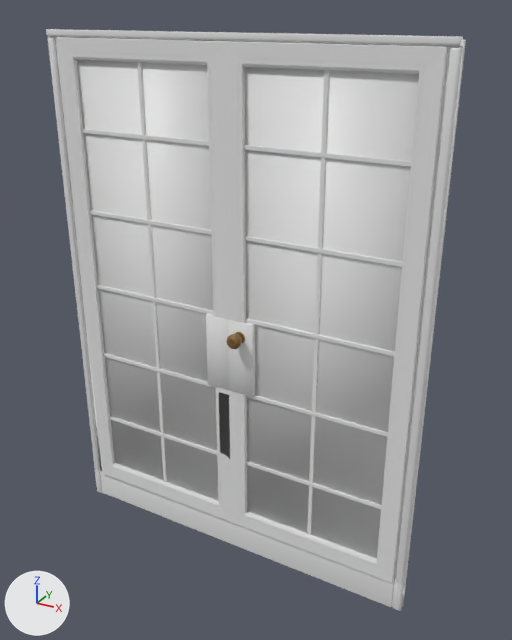
Two versions of the FBX model Assets/Models/finestra.fbx, one commit apart.
Before and after are seen from a 50 mm camera at (20.7, -33.2, 34.6) aimed at (1.6, 1.5, 17.3). Lighting does not change. The marker at lower left points along +X, +Y and +Z. Where no turn or scale is listed for an object, it has been applied to the vertices. Vertices at the same position are counted once.

The scene before the commit, as lines of its bpy script (objects in view):
```python
ob_box_dx = bpy.data.objects.new('Box_dx', me_box05)
ob_box_dx.location = (11.84, 0.37, 16.04)
ob_box_sx = bpy.data.objects.new('Box_sx', me_box2633)
ob_box_sx.location = (-11.35, 0.59, 16.04)
ob_cornice = bpy.data.objects.new('Cornice', me_box2630)
ob_cornice.location = (0.0, 0.0, 0.0)
ob_finestra_dx = bpy.data.objects.new('Finestra_dx', me_box2624)
ob_finestra_dx.location = (11.78, 0.37, 16.04)
ob_finestra_sx = bpy.data.objects.new('Finestra_sx', me_box2623)
ob_finestra_sx.location = (-11.35, 0.59, 16.04)
ob_pomello = bpy.data.objects.new('pomello', me_obj_01)
ob_pomello.location = (11.78, 0.37, 16.04)
ob_vetro_dx = bpy.data.objects.new('Vetro_dx', me_box2643)
ob_vetro_dx.location = (11.78, 0.37, 16.04)
ob_vetro_sx = bpy.data.objects.new('Vetro_sx', me_box01)
ob_vetro_sx.location = (-11.35, 0.59, 16.04)
```
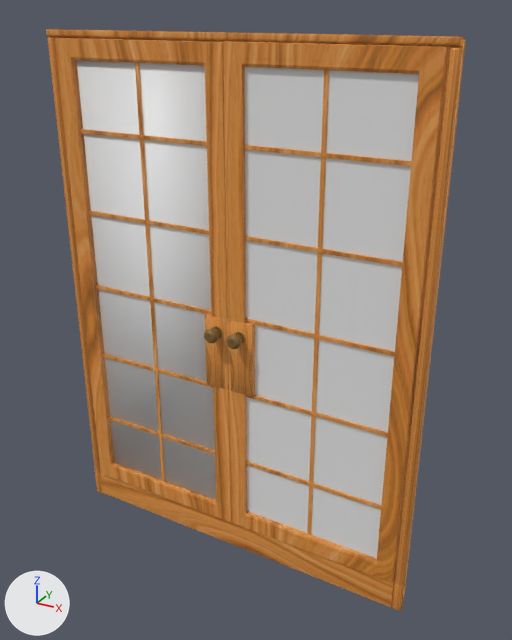
The newer file is also rescaled (x0.109), turned or shifted as a whole; pictures and numbers use the older file's frame.

What differs and where, as boxes [x1, y1, x2, y2] in the pictures (512 x 640 px; the box of a moved part takes in the faces that stretch with it):
'Finestra_dx', recoloured (grey to brown)
    both: [223, 41, 448, 583]
'Finestra_sx', reshaped
    before: [57, 37, 231, 522]
    after: [55, 38, 231, 522]
'Box_dx', reshaped (7% narrower)
    before: [228, 320, 255, 397]
    after: [230, 320, 255, 397]
'Box_sx', reshaped
    before: [206, 314, 230, 390]
    after: [205, 314, 229, 390]
'pomello', deleted
    before: [226, 332, 245, 349]
'pomello_dx', added
    after: [226, 332, 245, 349]
'pomello_sx', added
    after: [204, 326, 222, 343]
part 2 of me_box2623, rebuilt
    before: [90, 210, 212, 235]
    after: [88, 210, 209, 235]
part 3 of me_box2623, rebuilt
    before: [97, 285, 214, 315]
    after: [95, 284, 211, 314]
part 4 of me_box2623, rebuilt
    before: [82, 129, 209, 146]
    after: [80, 129, 207, 146]
part 5 of me_box2623, rebuilt
    before: [103, 353, 216, 388]
    after: [102, 352, 213, 388]
part 6 of me_box2623, rebuilt
    before: [110, 416, 217, 455]
    after: [108, 415, 215, 455]
part 7 of me_box2623, rebuilt
    before: [137, 62, 167, 482]
    after: [135, 63, 165, 482]
part 8 of me_box2623, moved or reshaped
    before: [57, 37, 231, 522]
    after: [55, 38, 231, 522]
part 10 of me_box2643, shading changed
    both: [245, 67, 419, 559]
part 11 of me_box2630, moved or reshaped
    both: [56, 112, 451, 611]
part 12 of me_box2630, recoloured (grey to brown)
    both: [46, 29, 466, 611]

The change, as a list of edits to the scene's bpy script:
```text
Add mat_struttura_finestra_1:
    mat_struttura_finestra_1 = bpy.data.materials.new('Struttura_Finestra')
    # uses the picture img_albedo_jpg
    # uses the picture img_displacementmap_png
Change me_box2623:
    remove me_box2623.from_pydata(...)  # 616 vertices, 534 faces; spans x 0.0..11.6, y -0.1..0.7, z -13.9..17.0
    remove me_box2623.materials.append(mat_struttura_finestra)  # white #e7e7e7
    add me_box2623.from_pydata(...)  # 616 vertices, 534 faces; spans x -0.2..11.5, y -0.1..0.7, z -14.0..17.0
    me_box2623 part 2: the loose piece of 32 vertices spanning x 0.8..10.8, y 0.1..0.5, z 6.5..6.7 is rebuilt with 32 vertices and now spans x 0.7..10.6, y 0.1..0.5, z 6.4..6.7, in mat_struttura_finestra_1
    me_box2623 part 3: the loose piece of 32 vertices spanning x 0.8..10.8, y 0.1..0.5, z 1.4..1.6 is rebuilt with 32 vertices and now spans x 0.7..10.6, y 0.1..0.5, z 1.3..1.6, in mat_struttura_finestra_1
    me_box2623 part 4: the loose piece of 32 vertices spanning x 0.8..10.8, y 0.1..0.5, z 11.6..11.8 is rebuilt with 32 vertices and now spans x 0.7..10.6, y 0.1..0.5, z 11.6..11.8, in mat_struttura_finestra_1
    me_box2623 part 5: the loose piece of 32 vertices spanning x 0.8..10.8, y 0.1..0.5, z -3.8..-3.5 is rebuilt with 32 vertices and now spans x 0.7..10.6, y 0.1..0.5, z -3.8..-3.6, in mat_struttura_finestra_1
    me_box2623 part 6: the loose piece of 32 vertices spanning x 0.8..10.8, y 0.1..0.5, z -8.9..-8.6 is rebuilt with 32 vertices and now spans x 0.7..10.6, y 0.1..0.5, z -8.9..-8.7, in mat_struttura_finestra_1
    me_box2623 part 7: the loose piece of 32 vertices spanning x 5.7..5.9, y 0.1..0.4, z -12.9..16.2 is rebuilt with 32 vertices and now spans x 5.5..5.8, y 0.1..0.4, z -12.9..16.2, in mat_struttura_finestra_1
    me_box2623 part 8: 11 vertices moved within x 1.0..10.5, y 0.1..0.5, z -12.8..15.9; 394 vertices removed from x 0.0..11.6, y -0.1..0.7, z -13.9..17.0; 394 vertices added at x -0.2..11.5, y -0.1..0.7, z -14.0..17.0
    add me_box2623.materials.append(mat_struttura_finestra_1)
Change me_box05:
    remove me_box05.from_pydata(...)  # 24 vertices, 26 faces; spans x -11.64..-9.93, y 0.09..0.77, z -3.52..1.36
    remove me_box05.materials.append(mat_struttura_finestra)  # white #e7e7e7
    add me_box05.from_pydata(...)  # 8 vertices, 6 faces; spans x -11.63..-9.94, y 0.09..0.76, z -3.52..1.35
    me_box05 part 1
    21 vertices are removed from x -11.64..-9.93, y 0.09..0.77, z -3.52..1.36
    26 faces are deleted
    3 vertices move within x -11.63..-9.94, y 0.09..0.74, z -3.52..1.35
    5 vertices are added at (-11.63, 0.76, -3.52), (-11.63, 0.76, 1.35), (-9.94, 0.74, 1.35), (-9.95, 0.09, -3.52), (-11.63, 0.11, 1.35)
    6 new faces join them
    add me_box05.materials.append(mat_struttura_finestra_1)
Change me_box2624:
    where me_box2624.from_pydata(...)  # 616 vertices, 534 faces; spans x -11.6..0.0, y 0.0..0.8, z -13.9..17.0
    remove me_box2624.materials.append(mat_struttura_finestra)  # white #e7e7e7
    add me_box2624.materials.append(mat_struttura_finestra_1)
Change me_box2630:
    remove me_box2630.from_pydata(...)  # 949 vertices, 814 faces; spans x -12.2..12.5, y 0.4..1.3, z 0.0..33.5
    add me_box2630.from_pydata(...)  # 948 vertices, 814 faces; spans x -12.2..12.5, y 0.4..1.3, z 0.0..33.5
    me_box2630 part 11
    1 vertex is removed from x -11.5, y 1.3, z 0.0
    241 faces are deleted
    22 vertices move within x -12.2..12.5, y 0.5..1.0, z 0.0..2.2
    241 new faces join them
    me_box2630 part 12: 601 faces spanning x -12.2..12.5, y 0.4..1.3, z 0.0..33.5 switch from mat_struttura_finestra (white #e7e7e7) to mat_struttura_finestra_1
Change me_box2633:
    remove me_box2633.from_pydata(...)  # 24 vertices, 26 faces; spans x 9.94..11.65, y -0.11..0.57, z -3.52..1.36
    remove me_box2633.materials.append(mat_struttura_finestra)  # white #e7e7e7
    add me_box2633.from_pydata(...)  # 8 vertices, 6 faces; spans x 9.86..11.55, y -0.11..0.56, z -3.52..1.35
    me_box2633 part 9: the whole mesh is rebuilt
    add me_box2633.materials.append(mat_struttura_finestra_1)
Change me_box2643:
    where me_box2643.from_pydata(...)  # 8 vertices, 6 faces; spans x -10.6..-1.1, y 0.3..0.5, z -13.0..16.0
    me_box2643 part 10: edges marked sharp go from 0 to 8
Remove ob_pomello:
    ob_pomello = bpy.data.objects.new('pomello', me_obj_01)
Add ob_pomello_dx:
    ob_pomello_dx = bpy.data.objects.new('pomello_dx', me_obj_01_001)  # 9580 vertices, 9526 faces; spans x -11.252..-10.333, y -0.876..0.099, z -0.097..0.823; in mat_pomello (brown #7e5e2b)
    ob_pomello_dx.location = (11.78, 0.37, 16.04)
Add ob_pomello_sx:
    ob_pomello_sx = bpy.data.objects.new('pomello_sx', me_obj_01_002)  # 9580 vertices, 9526 faces; spans x 10.373..11.293, y -1.733..-0.758, z -0.061..0.858; in mat_pomello (brown #7e5e2b)
    ob_pomello_sx.location = (-11.45, 1.24, 16.01)
```
